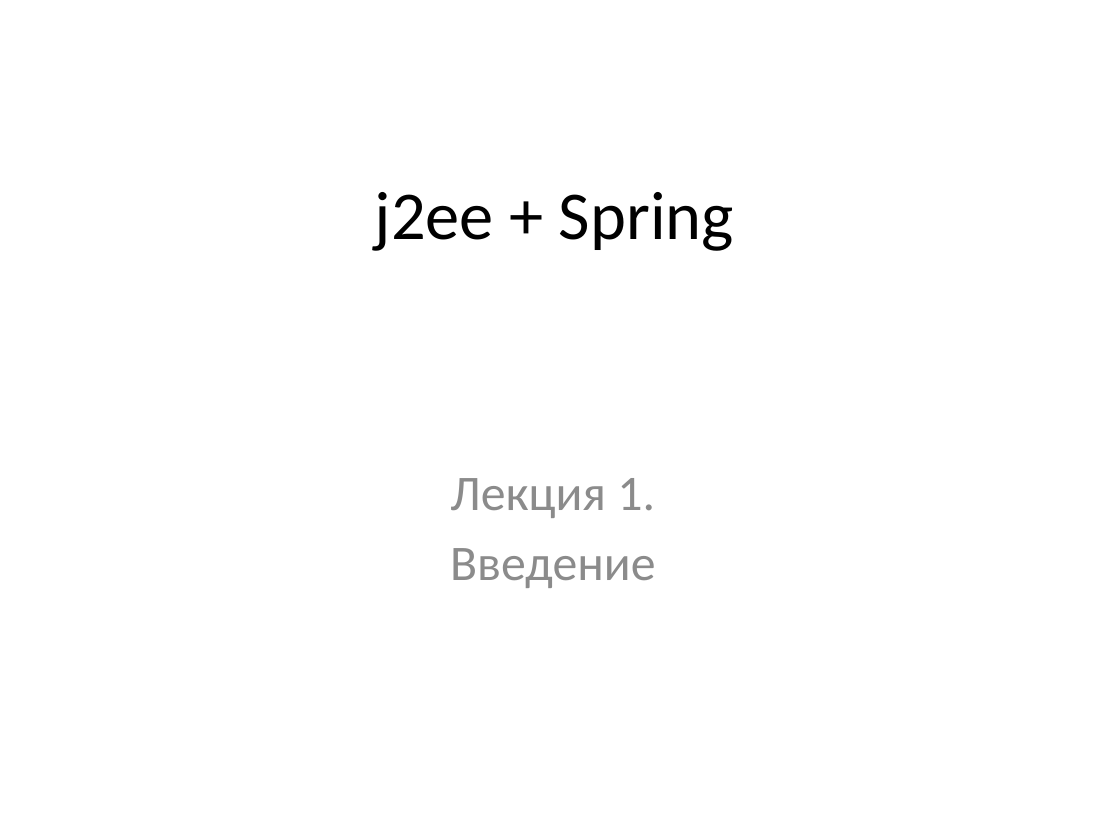
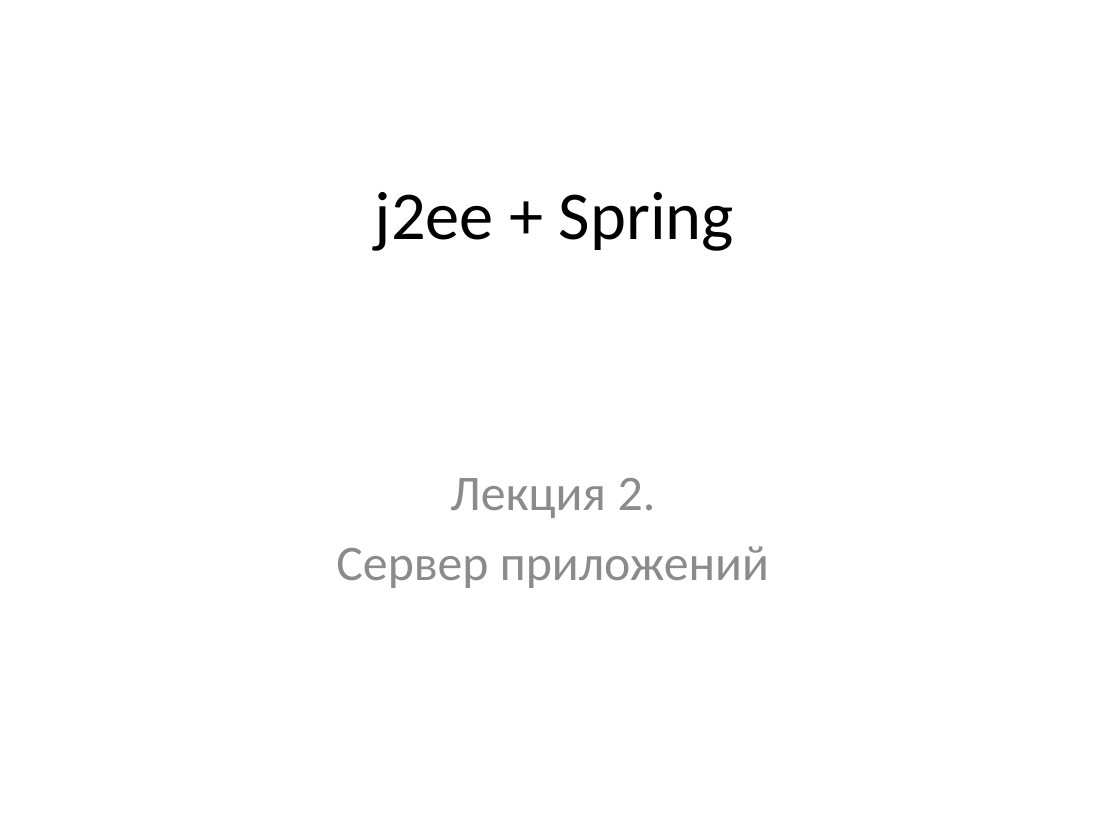
Before and after one commit to mrdekk/j2ee_course, a slide deck: slide 1 of lectures/j2ee. Lecture 2.pptx. Drawn at 1120x840 pixels with LibreOffice and Linux fonts; fonts in the diff are those of the drawing. Boxes give left, top, right and bottom in pixels: in the first picture for what was removed or moved away, otherwise in the second. Text is boxed around its words. In the diff, an @@ line names an element or a change of style, - is before the commit and + after.

Commit message:
fix: первый слайд второй лекции

```diff
--- a/lectures/j2ee. Lecture 2.pptx
+++ b/lectures/j2ee. Lecture 2.pptx
@@ subtitle at [336,478,769,588]: text changed @@
-Лекция 1.
-Введение
+Лекция 2.
+Сервер приложений
```
